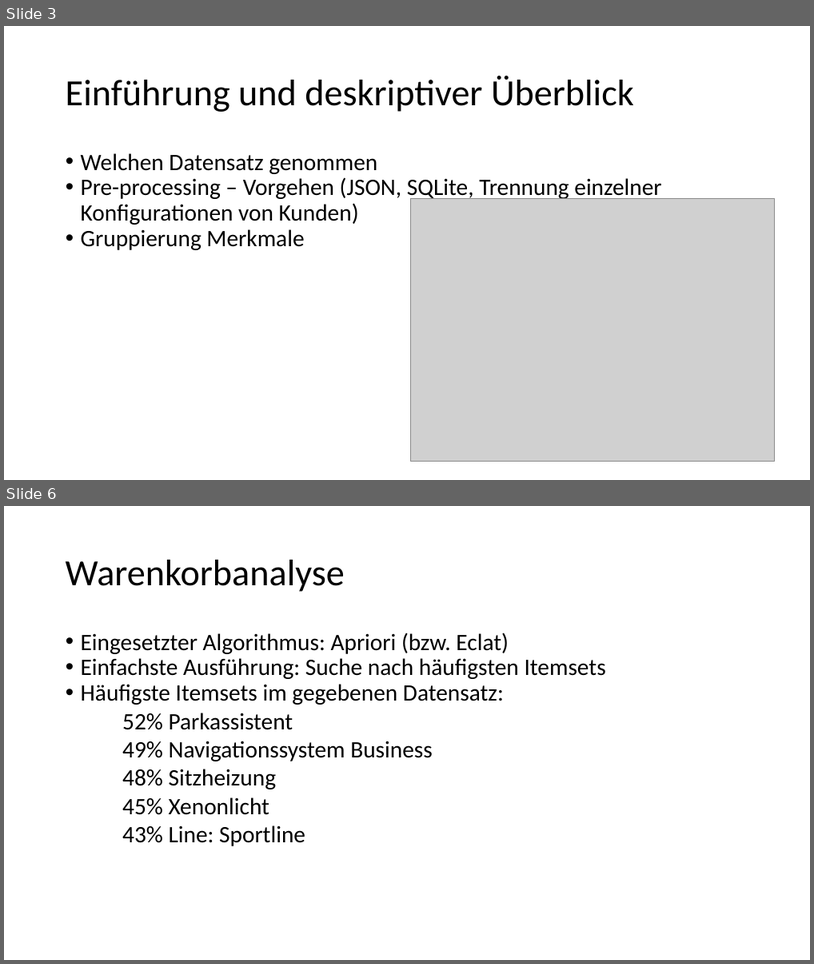
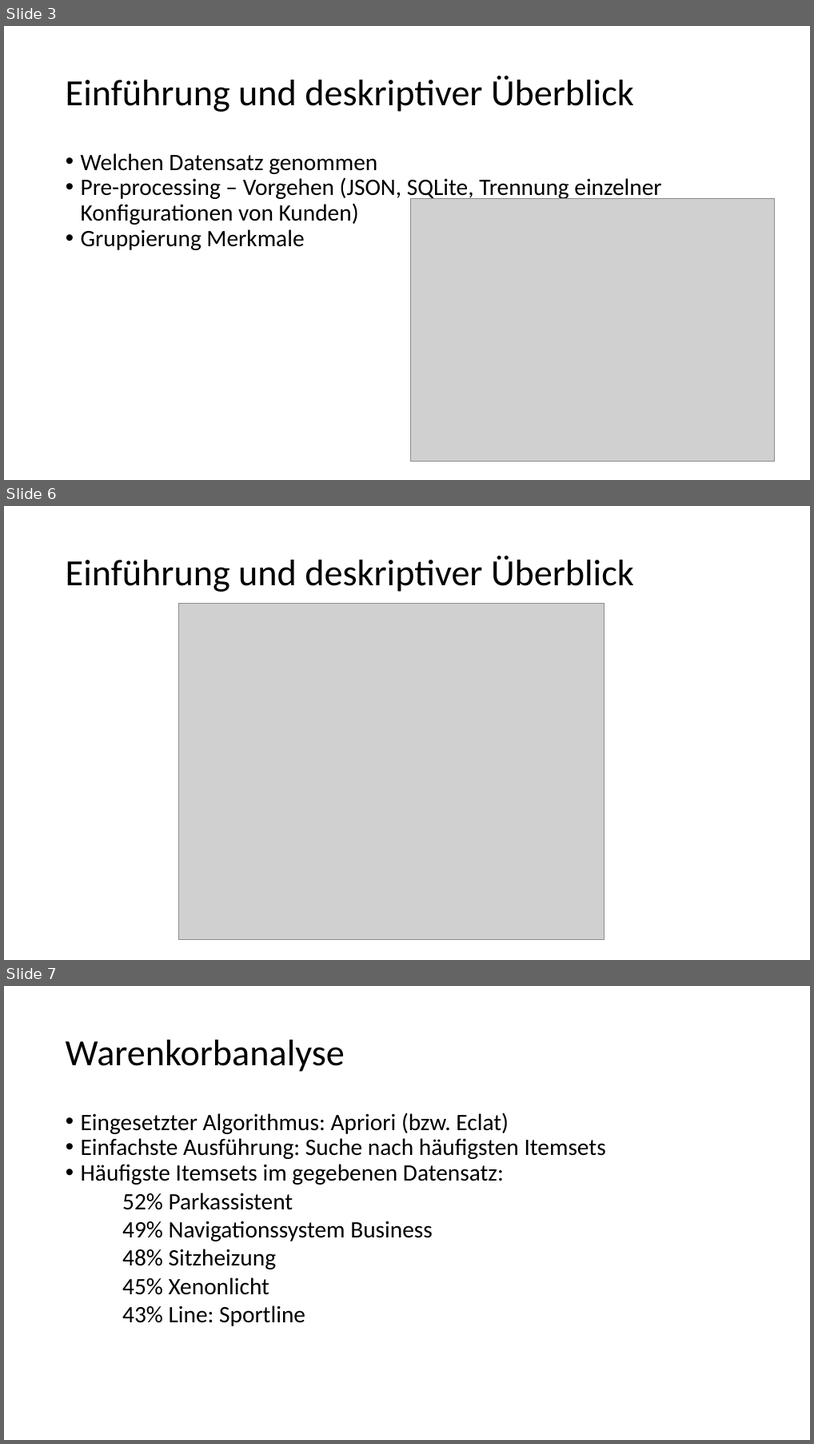
Before and after one commit to ML-KA/ag-dank, a slide deck: DANK Data Challenge_repaired.pptx. Shown one above the other, each under a label of ours: slides 3 and 6 before the commit, slides 3, 6 and 7 after it; the slides between them are not shown. The pictures are 814x964 and 814x1444 pixels, drawn with LibreOffice and Linux fonts; fonts in the diff are those of the drawing; grey boxes stand for pictures. Boxes give left, top, right and bottom in pixels: in the first picture for what was removed or moved away, otherwise in the second. Text is boxed around its words. In the diff, an @@ line names an element or a change of style, - is before the commit and + after.

```diff
--- a/DANK Data Challenge_repaired.pptx
+++ b/DANK Data Challenge_repaired.pptx
@@ slide 6 added at (x1=4, y1=506, x2=810, y2=960), background #FFFFFF @@
@@ text added at (x1=66, y1=556, x2=634, y2=592), 44 pt, text #000000 @@
+Einführung und deskriptiver Überblick
@@ picture added at (x1=179, y1=604, x2=605, y2=940) @@
@@ what was slide 6 is now slide 7 @@
```
Also in this commit, not shown: 2 slides changed.
